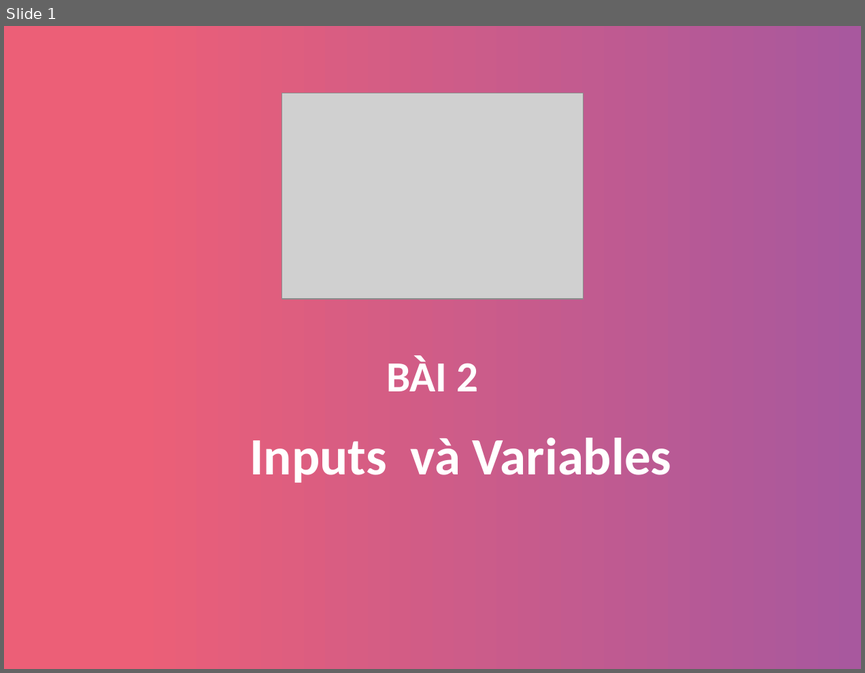
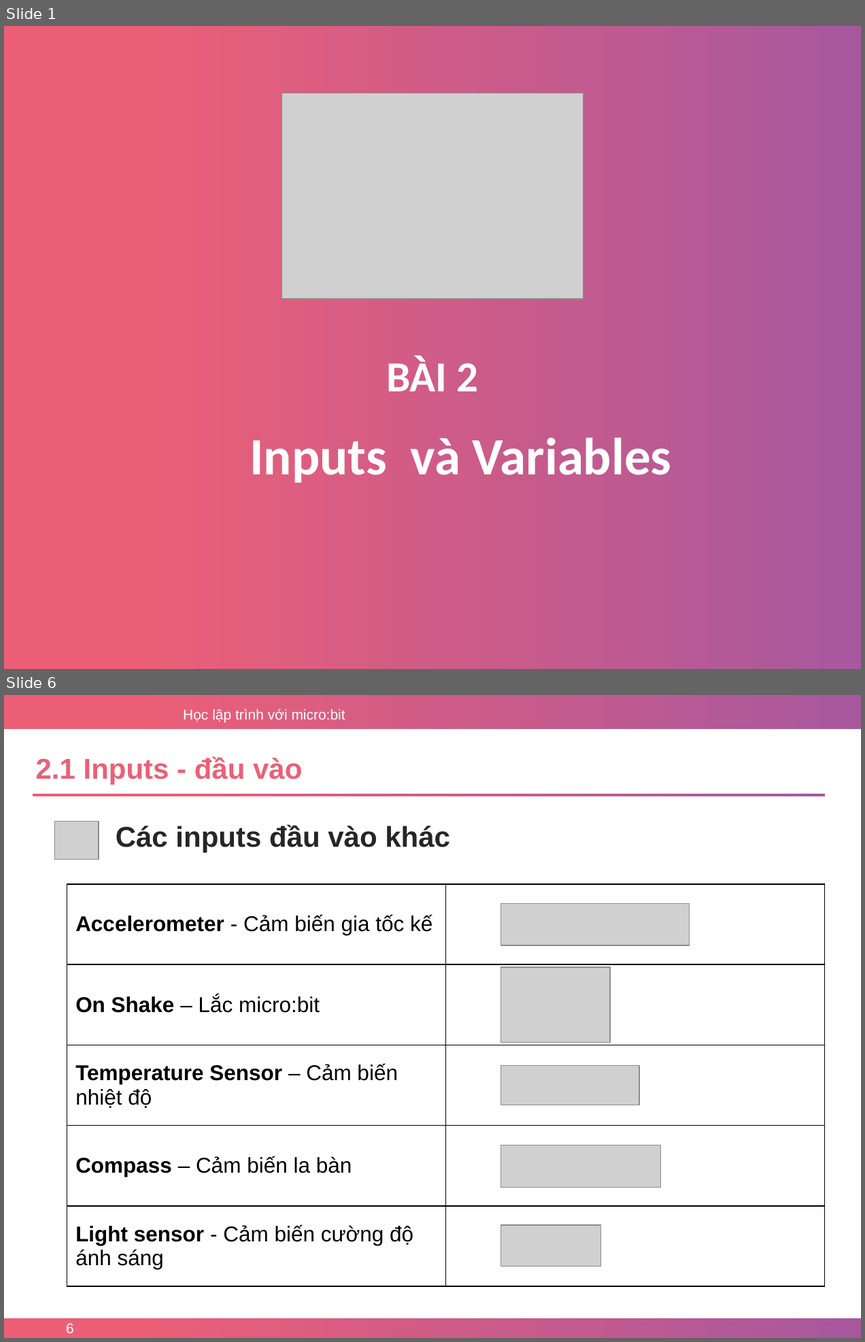
Before and after one commit to nhannn87dn/Learn-microbit, a slide deck: Lessions/Bai-02-Inputs-and-Variables/2.Bai-02-Inputs-and-Variables-p1.pptx. Shown one above the other, each under a label of ours: slide 1 before the commit, slides 1 and 6 after it; the slides between them are not shown. The pictures are 865x673 and 865x1342 pixels, drawn with LibreOffice and Linux fonts; fonts in the diff are those of the drawing; grey boxes stand for pictures; background and template pictures are left out. Boxes give left, top, right and bottom in pixels: in the first picture for what was removed or moved away, otherwise in the second. Text is boxed around its words. In the diff, an @@ line names an element or a change of style, - is before the commit and + after.

```diff
--- a/Lessions/Bai-02-Inputs-and-Variables/2.Bai-02-Inputs-and-Variables-p1.pptx
+++ b/Lessions/Bai-02-Inputs-and-Variables/2.Bai-02-Inputs-and-Variables-p1.pptx
@@ slide 6 added at bbox=[4, 695, 861, 1338], background #FFFFFF; not listed: 1 template element that a slide beside it also shows @@
@@ text added at bbox=[183, 709, 345, 723], 12 pt, text #FFFFFF @@
+Học lập trình với micro:bit
@@ text added at bbox=[36, 756, 302, 784], 24 pt, text #EC5F77, bold @@
+2.1 Inputs - đầu vào
@@ rectangle added at bbox=[33, 794, 825, 796], fill gradient #EC5F77 to #A8589E @@
@@ picture added at bbox=[54, 821, 99, 860] @@
@@ text added at bbox=[116, 824, 450, 852], 24 pt, text #262626, bold @@
+Các inputs đầu vào khác
@@ table added at bbox=[67, 884, 825, 1286], 5 rows, 2 columns @@
+Accelerometer - Cảm biến gia tốc kế | 
+On Shake – Lắc micro:bit | 
+Temperature Sensor – Cảm biến nhiệt độ | 
+Compass – Cảm biến la bàn | 
+Light sensor - Cảm biến cường độ ánh sáng | 
@@ picture added at bbox=[501, 903, 689, 945] @@
@@ picture added at bbox=[501, 968, 610, 1042] @@
@@ picture added at bbox=[501, 1065, 639, 1104] @@
@@ picture added at bbox=[501, 1145, 660, 1187] @@
@@ picture added at bbox=[501, 1225, 601, 1266] @@
@@ rectangle added at bbox=[4, 1318, 861, 1338], fill gradient #EC5F77 to #A8589E @@
@@ page number added at bbox=[66, 1323, 74, 1333], 12 pt, text #FFFFFF @@
+6
```
Also in this commit, not shown: 3 slides changed, 5 other slides added, 2 slides removed, 3 other files.
